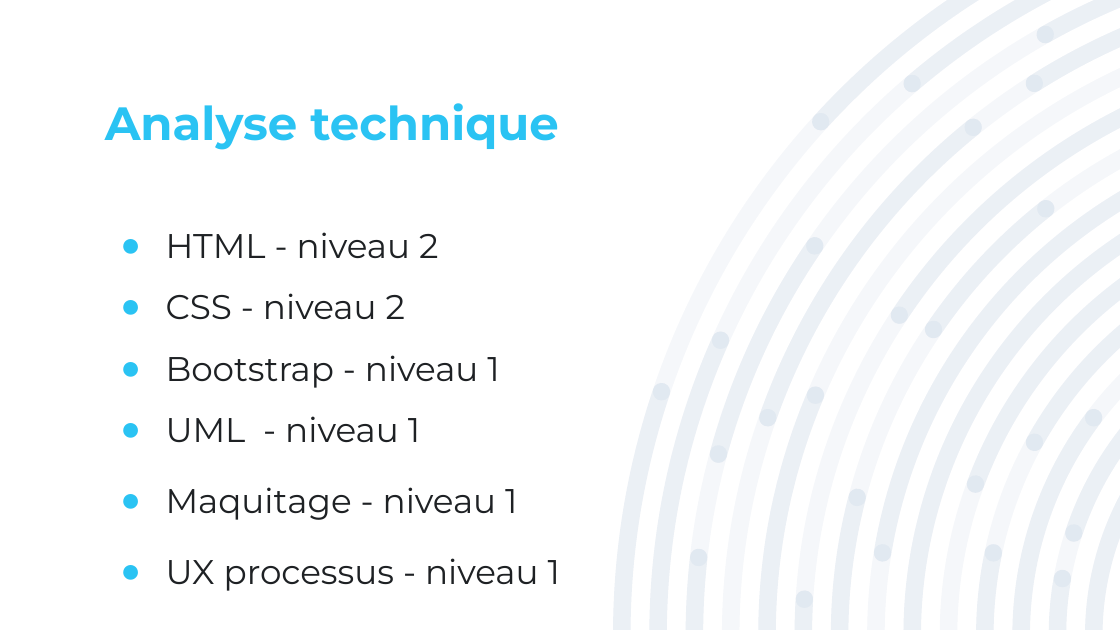
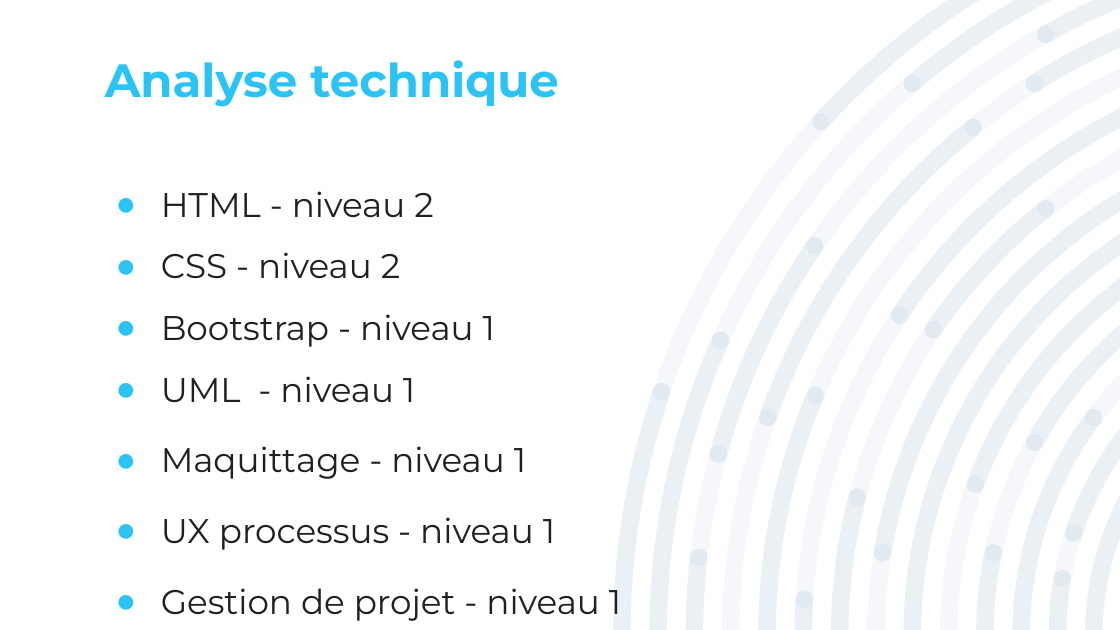
Before and after one commit to CHAHBAR-SOUFIANE/Suivi-de-code, a slide deck: slide 8 of Site ville avec bootstrap/site web avec bootstrap.pptx. Drawn at 1120x630 pixels with LibreOffice and Linux fonts; fonts in the diff are those of the drawing. Boxes give left, top, right and bottom in pixels: in the first picture for what was removed or moved away, otherwise in the second. Text is boxed around its words. In the diff, an @@ line names an element or a change of style, - is before the commit and + after.

```diff
--- a/Site ville avec bootstrap/site web avec bootstrap.pptx
+++ b/Site ville avec bootstrap/site web avec bootstrap.pptx
@@ title "Analyse technique": place and size @@
-title "Analyse technique" at [105,103,558,150]
+title "Analyse technique" at [105,60,558,107]
@@ text "HTML - niveau 2": place and size @@
-text "HTML - niveau 2" at [166,232,560,591]
+text "HTML - niveau 2" at [161,191,621,621]
@@ text at [161,446,526,479]: text changed @@
-● Maquitage - niveau 1
+● Maquittage - niveau 1
@@ text at [161,588,621,621]: paragraph added @@
+● Gestion de projet - niveau 1
```
Also in this commit, not shown: 23 other files.
